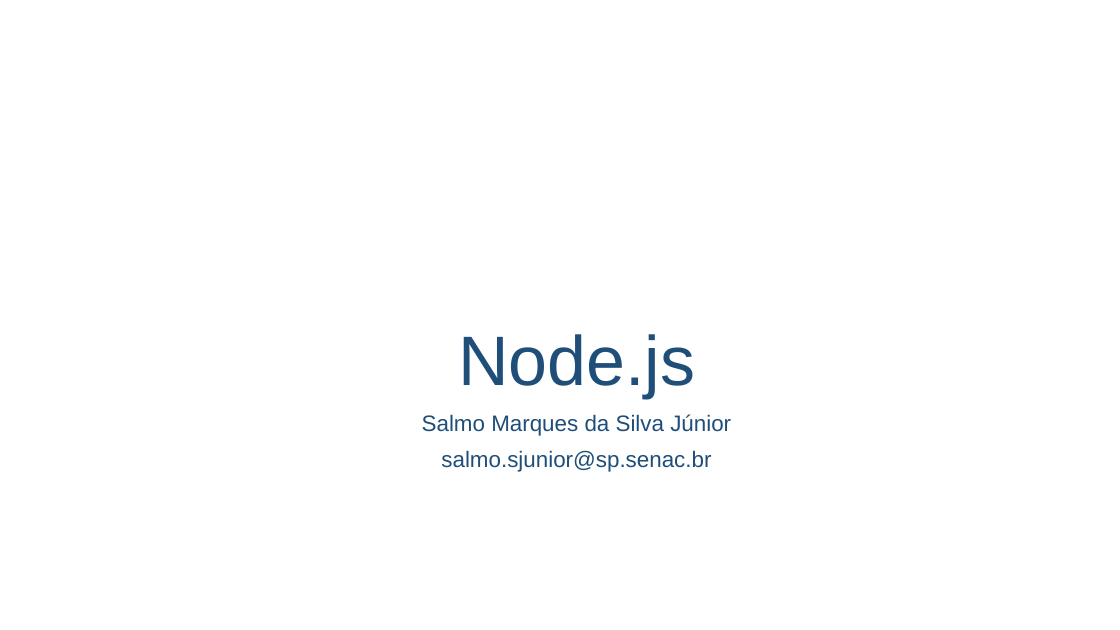
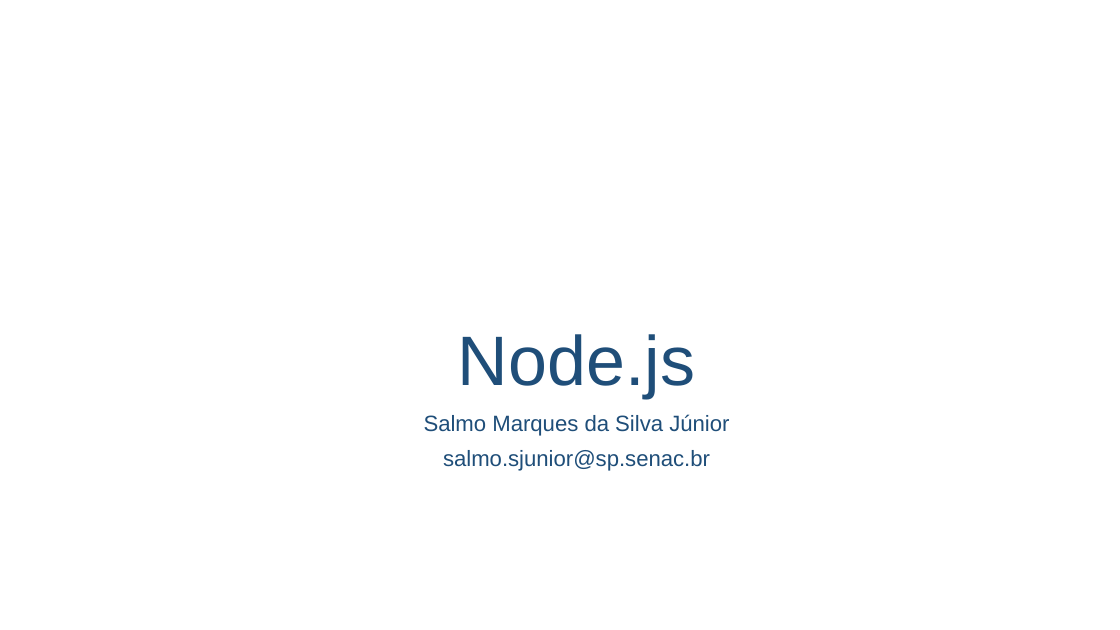
Before and after one commit to salmo-jr/public-slides, a slide deck: slide 1 of node-js.pptx. Drawn at 1120x630 pixels with LibreOffice and Linux fonts; fonts in the diff are those of the drawing; background and template pictures are left out. Boxes give left, top, right and bottom in pixels: in the first picture for what was removed or moved away, otherwise in the second. Text is boxed around its words. In the diff, an @@ line names an element or a change of style, - is before the commit and + after.

```diff
--- a/node-js.pptx
+++ b/node-js.pptx
@@ text "Salmo Marques da Silva Júnior" at [424,414,729,471]: size 19.2 to 19 pt @@
```
Also in this commit, not shown: 7 slides added.
